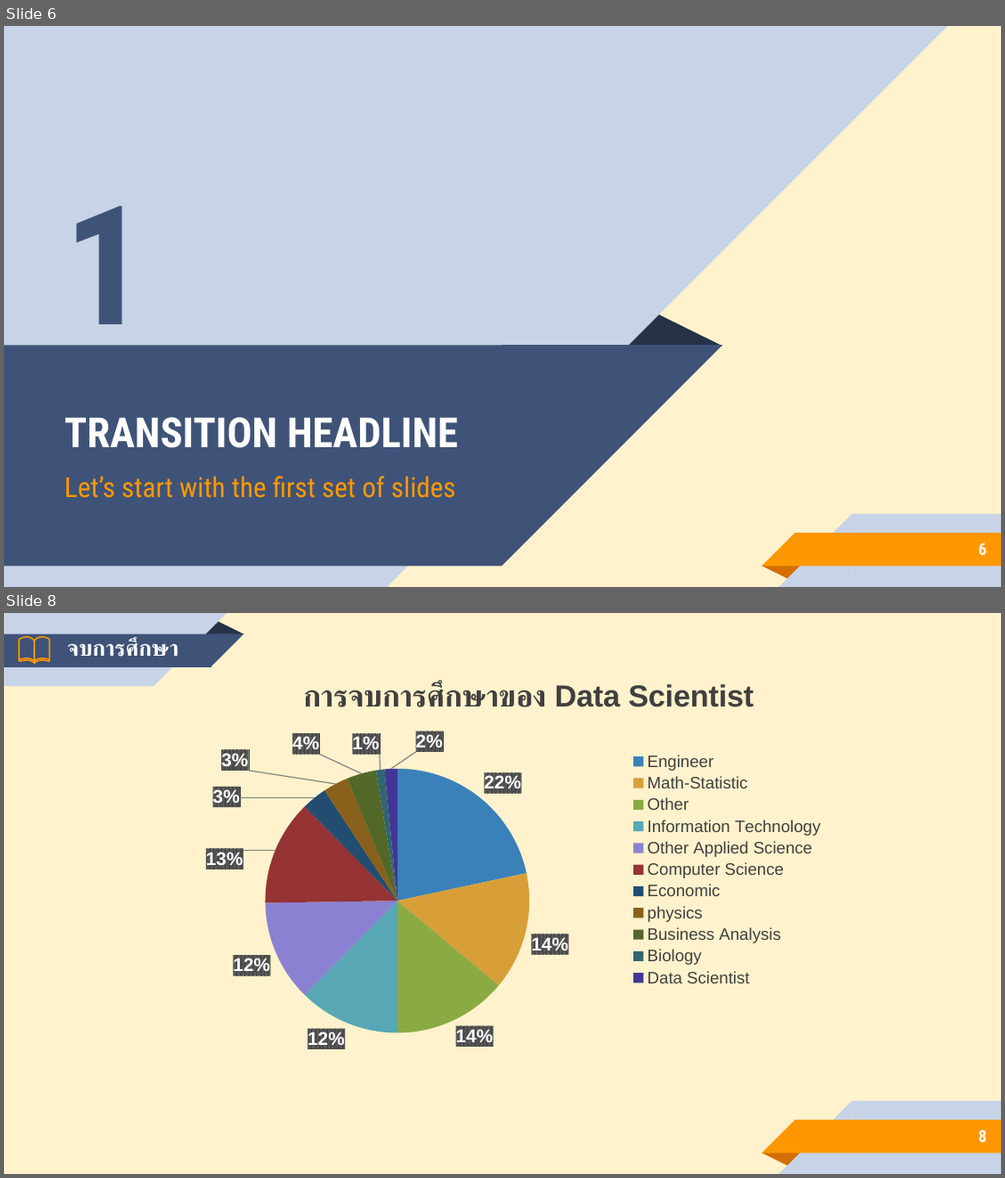
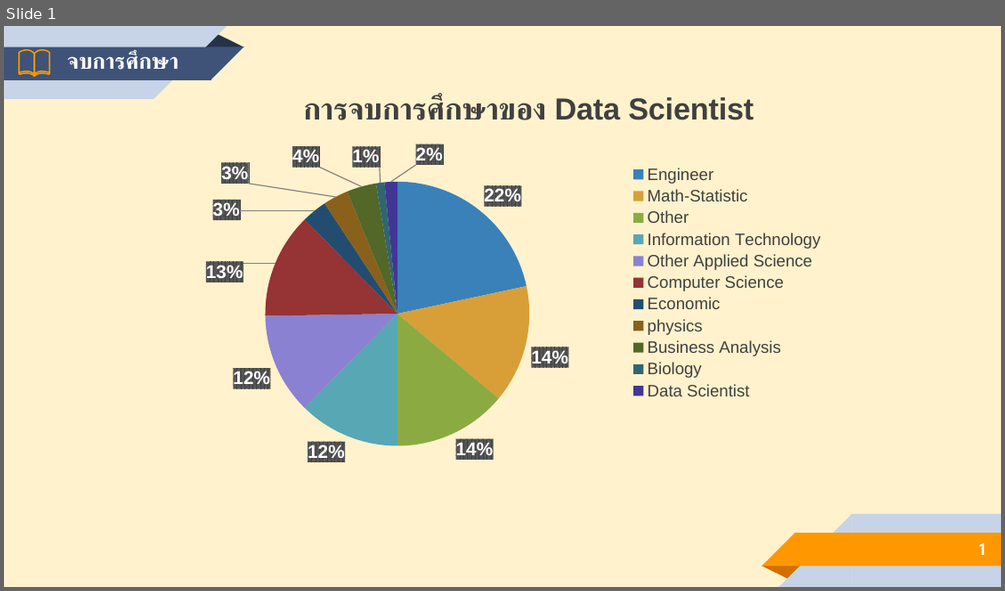
Before and after one commit to Kuroishi1221/Demand-Skills-for-Data-Scientists, a slide deck: presentaion/Present.pptx. Shown one above the other, each under a label of ours: slides 6 and 8 before the commit, slide 1 after it; the slides between them are not shown. The pictures are 1005x1178 and 1005x591 pixels, drawn with LibreOffice and Linux fonts; fonts in the diff are those of the drawing. Boxes give left, top, right and bottom in pixels: in the first picture for what was removed or moved away, otherwise in the second. Text is boxed around its words. In the diff, an @@ line names an element or a change of style, - is before the commit and + after.

```diff
--- a/presentaion/Present.pptx
+++ b/presentaion/Present.pptx
@@ slide 6 removed at box(4, 26, 1001, 587), background #FFF2CC; not listed: 5 template elements that a slide beside it also shows @@
@@ rectangle removed at box(4, 26, 388, 586) @@
@@ right triangle removed at box(388, 26, 948, 585) @@
@@ text removed at box(65, 206, 148, 362) @@
-1
@@ triangle removed at box(625, 313, 721, 345) @@
@@ rectangle removed at box(4, 345, 502, 566) @@
@@ right triangle removed at box(502, 345, 723, 566) @@
@@ title removed at box(65, 417, 458, 448) @@
-TRANSITION HEADLINE
@@ subtitle removed at box(65, 475, 456, 498) @@
-Let’s start with the first set of slides
@@ page number removed at box(979, 542, 987, 556) @@
-6
@@ what was slide 8 is now slide 1 @@
@@ page number at box(979, 543, 987, 555): text changed @@
-8
+1
```
Also in this commit, not shown: 1 slide changed, 1 slide added, 8 other slides removed.
